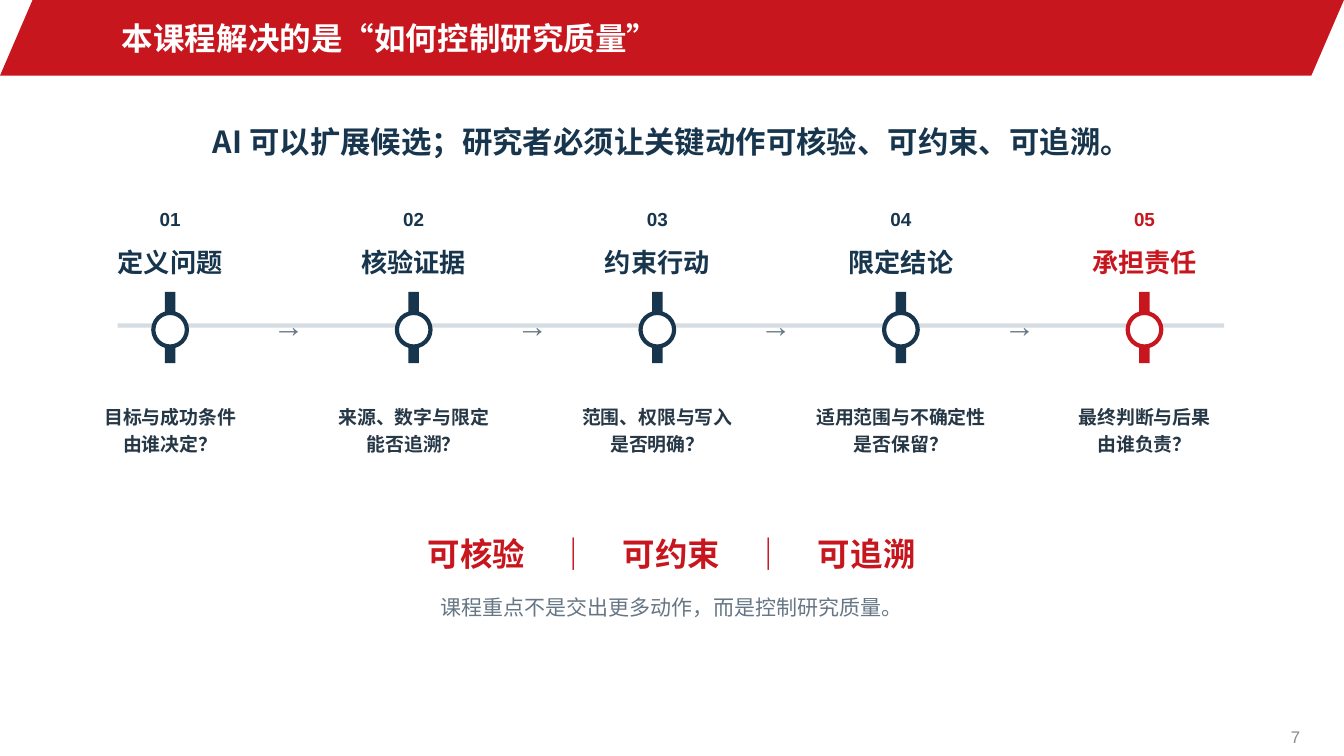
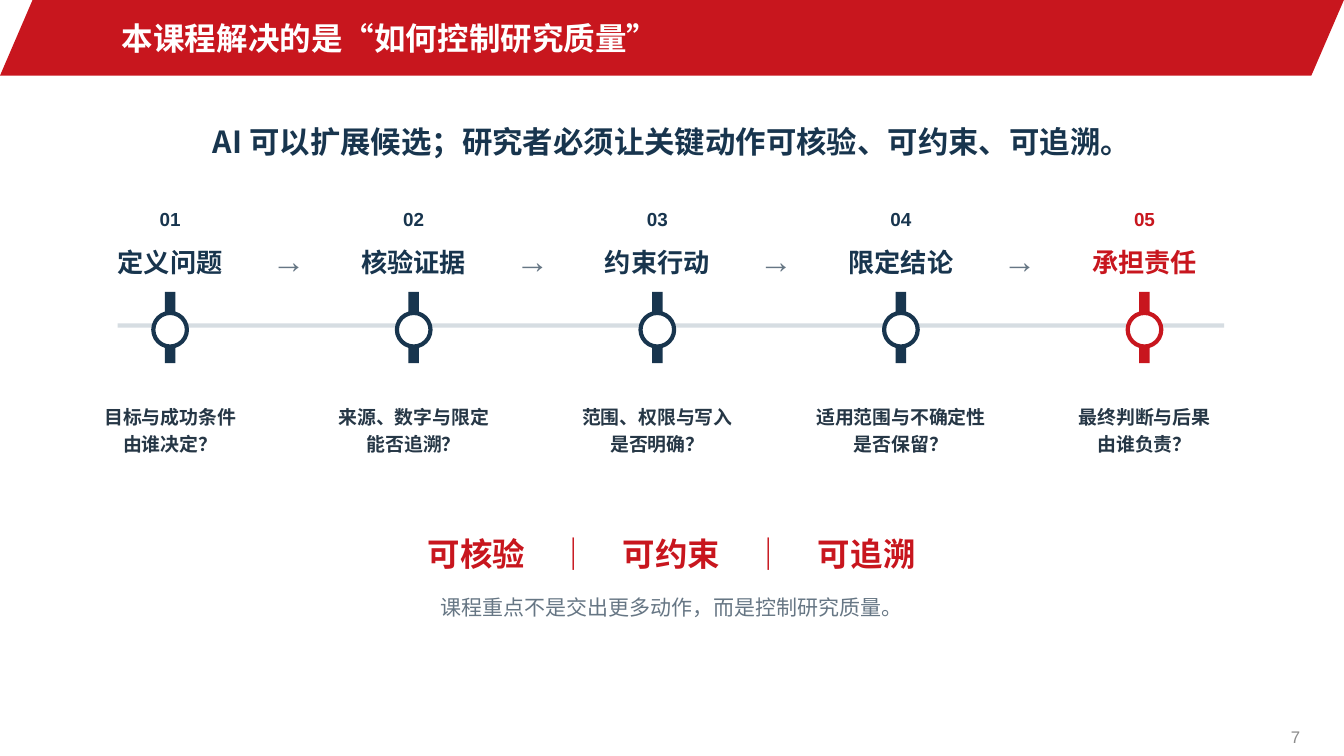
Before and after one commit to jinyh/ai-research-workflow-course, a slide deck: slide 7 of lessons/lesson-01/slides.pptx. Drawn at 1344x756 pixels with LibreOffice and Linux fonts; fonts in the diff are those of the drawing; background and template pictures are left out. Boxes give left, top, right and bottom in pixels: in the first picture for what was removed or moved away, otherwise in the second. Text is boxed around its words. In the diff, an @@ line names an element or a change of style, - is before the commit and + after.

```diff
--- a/lessons/lesson-01/slides.pptx
+++ b/lessons/lesson-01/slides.pptx
@@ 4 texts: place and size @@
-4 texts at bbox=[258, 297, 1050, 352]
+4 texts at bbox=[258, 233, 1050, 287]
@@ size 22.5 to 24 pt in 4 elements at bbox=[258, 233, 319, 287], bbox=[502, 233, 563, 287], bbox=[746, 233, 807, 287], bbox=[989, 233, 1050, 287] @@
```
Also in this commit, not shown: 1 other slide changed, 4 other files.
